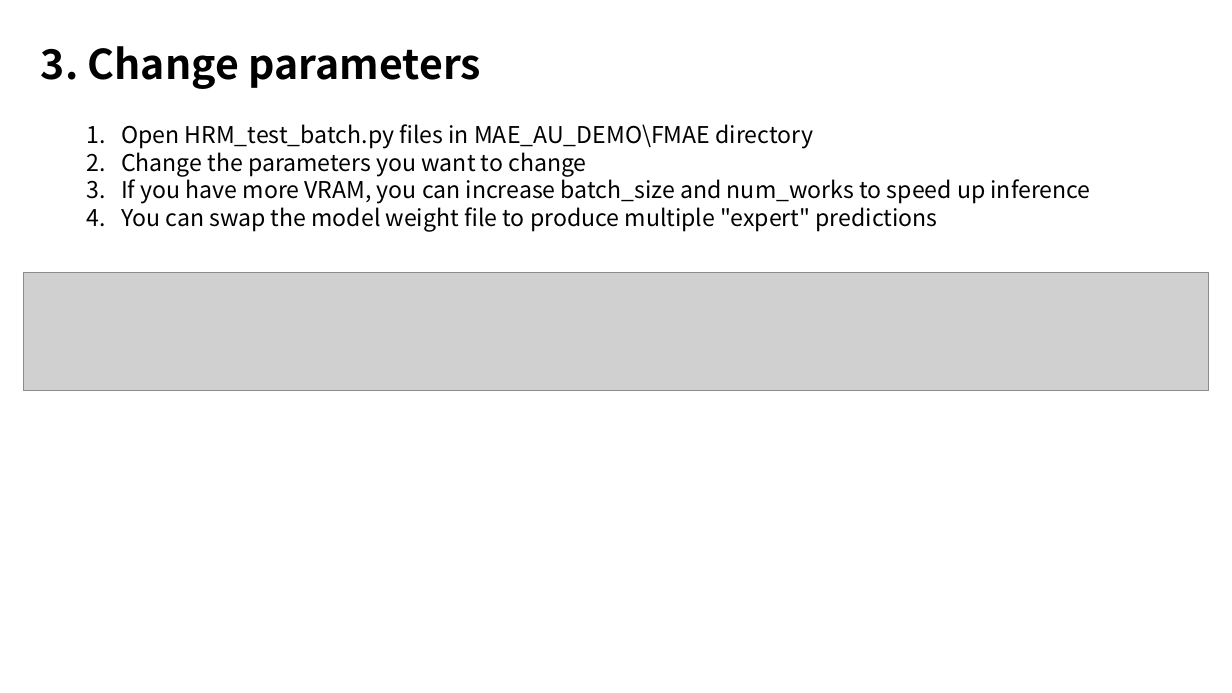
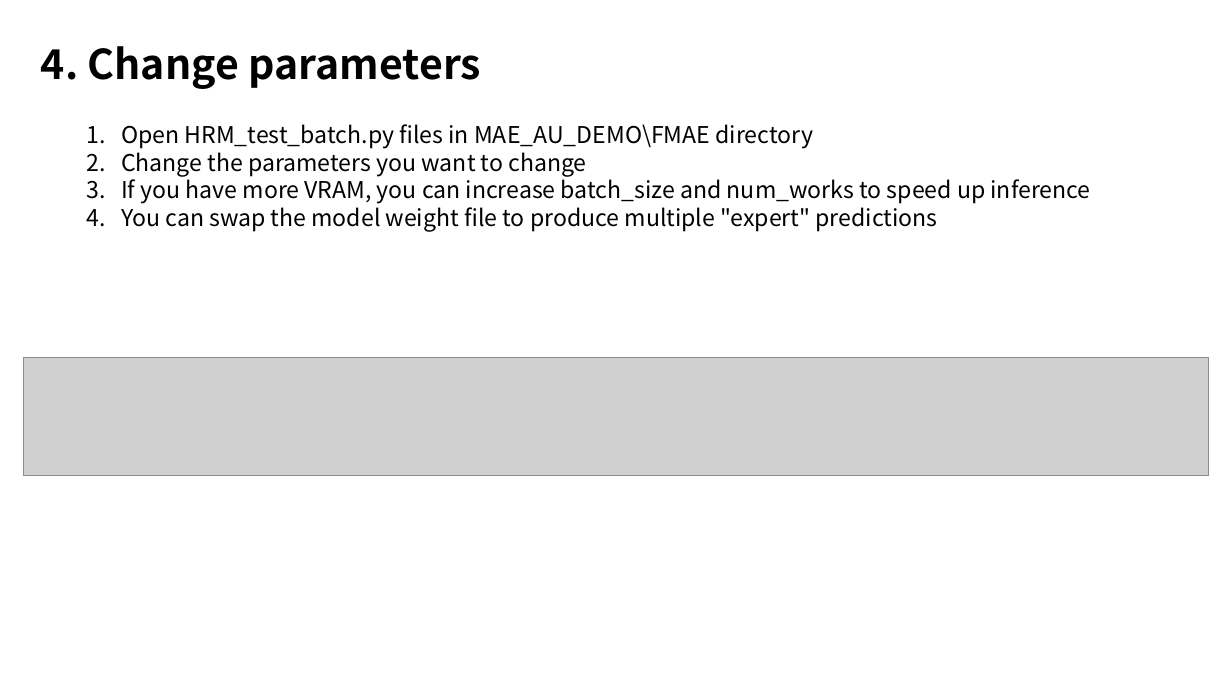
Before and after one commit to Jonas-DL/Hugging-Rain-Man, a slide deck: slide 6 of Guide.pptx (slide 5 before the commit). Drawn at 1232x693 pixels with LibreOffice and Linux fonts; fonts in the diff are those of the drawing; grey boxes stand for pictures. Boxes give left, top, right and bottom in pixels: in the first picture for what was removed or moved away, otherwise in the second. Text is boxed around its words. In the diff, an @@ line names an element or a change of style, - is before the commit and + after.

```diff
--- a/Guide.pptx
+++ b/Guide.pptx
@@ text at bbox=[41, 46, 480, 89]: text changed @@
-3. Change parameters
+4. Change parameters
@@ picture: place and size @@
-picture at bbox=[23, 273, 1209, 390]
+picture at bbox=[23, 358, 1209, 475]
```
Also in this commit, not shown: 2 other slides changed, 1 slide added.
